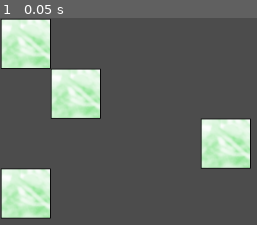
Above: before the commit, frame 1.
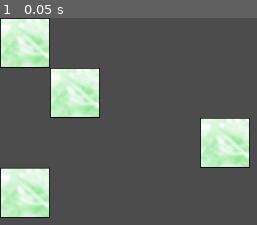
Above: after the commit, the same moment.

Repository: xFrednet/spaceship-factory
Game: Godot game, scene res://le_game.tscn
Same seed, same stepped clock (60 frames per second), same inputs: the game is played once before the commit and once after it.
Inputs:
- Up to frame 1 (0.05 s): no input

The runs differ from the first frame. In frame 1, 2.8% of the frame differs, in the area x 0-98%, y 0-98%.

Commit message:
some fixes and the start of damage indicators

Diff:
--- a/entity/spaceship/tile/test_tile/test_tile.tscn
+++ b/entity/spaceship/tile/test_tile/test_tile.tscn
@@ -10,9 +10,9 @@
 script = ExtResource( 1 )
 
 [node name="test_tile" type="Sprite" parent="."]
-position = Vector2( 33, 33 )
+position = Vector2( 32, 32 )
 texture = ExtResource( 2 )
 
 [node name="CollisionShape2D" type="CollisionShape2D" parent="."]
-position = Vector2( 33, 33 )
+position = Vector2( 32, 32 )
 shape = SubResource( 1 )
--- a/entity/spaceship/tile/tile.gd
+++ b/entity/spaceship/tile/tile.gd
@@ -3,7 +3,6 @@
 class_name SfTile
 
 func _ready():
-	Logger.info("Hello", self);
 	pass # Replace with function body.
 
 func _get_map() -> SfTileMap:
--- /dev/null
+++ b/entity/spaceship/tile/tile_damage_indicator.tscn
@@ -0,0 +1,65 @@
+[gd_scene load_steps=13 format=2]
+
+[ext_resource path="res://entity/spaceship/tile/tile_damage_indicator.png" type="Texture" id=1]
+
+[sub_resource type="AtlasTexture" id=2]
+flags = 4
+atlas = ExtResource( 1 )
+region = Rect2( 0, 0, 64, 64 )
+
+[sub_resource type="AtlasTexture" id=3]
+flags = 4
+atlas = ExtResource( 1 )
+region = Rect2( 0, 64, 64, 64 )
+
+[sub_resource type="AtlasTexture" id=4]
+flags = 4
+atlas = ExtResource( 1 )
+region = Rect2( 0, 128, 64, 64 )
+
+[sub_resource type="AtlasTexture" id=5]
+flags = 4
+atlas = ExtResource( 1 )
+region = Rect2( 0, 192, 64, 64 )
+
+[sub_resource type="AtlasTexture" id=6]
+flags = 4
+atlas = ExtResource( 1 )
+region = Rect2( 0, 256, 64, 64 )
+
+[sub_resource type="AtlasTexture" id=7]
+flags = 4
+atlas = ExtResource( 1 )
+region = Rect2( 0, 320, 64, 64 )
+
+[sub_resource type="AtlasTexture" id=8]
+flags = 4
+atlas = ExtResource( 1 )
+region = Rect2( 0, 384, 64, 64 )
+
+[sub_resource type="AtlasTexture" id=9]
+flags = 4
+atlas = ExtResource( 1 )
+region = Rect2( 0, 448, 64, 64 )
+
+[sub_resource type="AtlasTexture" id=10]
+flags = 4
+atlas = ExtResource( 1 )
+region = Rect2( 0, 512, 64, 64 )
+
+[sub_resource type="AtlasTexture" id=11]
+flags = 4
+atlas = ExtResource( 1 )
+region = Rect2( 0, 576, 64, 64 )
+
+[sub_resource type="SpriteFrames" id=12]
+animations = [ {
+"frames": [ SubResource( 2 ), SubResource( 3 ), SubResource( 4 ), SubResource( 5 ), SubResource( 6 ), SubResource( 7 ), SubResource( 8 ), SubResource( 9 ), SubResource( 10 ), SubResource( 11 ) ],
+"loop": true,
+"name": "default",
+"speed": 5.0
+} ]
+
+[node name="AnimatedSprite" type="AnimatedSprite"]
+frames = SubResource( 12 )
+centered = false
--- a/entity/spaceship/tilemap.gd
+++ b/entity/spaceship/tilemap.gd
@@ -14,11 +14,22 @@
 	self.print_tree_pretty()
 
 # Tiles
-func set_tile(tx : int, ty : int, node):
-	var pos = self.get_world_pos(tx, ty)
-	node.set_position(pos)
+func set_tile(tx : int, ty : int, node : Node2D):
+	self.clear_tile(tx, ty)
+
+	node.set_position(self.get_world_pos(tx, ty))
 	node.set_name(self._get_tile_name(tx, ty))
 	self.add_child(node)
+
+func get_tile(tx: int, ty: int):
+	var name = self._get_tile_name(tx, ty)
+	return self.find_node(name, false, true)
+
+func clear_tile(tx: int, ty: int):
+	var node = self.get_tile(tx, ty)
+	if node != null:
+		self.remove_child(node)
+		node.queue_free()
 
 func _get_tile_name(tx, ty) -> String:
 	return "tile_" + str(tx) + "_" + str(ty)
--- a/le_game.gd
+++ b/le_game.gd
@@ -4,12 +4,7 @@
 
 func _ready():
 	Logger.info("Entered entry scene", self)
-	get_tree().change_scene(self.CLIENT_ENTRY_SCENE);
-
-
-# Called every frame. 'delta' is the elapsed time since the previous frame.
-#func _process(delta):
-#	pass
+	var _x = get_tree().change_scene(self.CLIENT_ENTRY_SCENE);
 
 func get_logger_name() -> String:
 	return "Le_Game";
Binary file added: entity/spaceship/tile/tile_damage_indicator.png
Not shown, added: entity/spaceship/tile/tile_damage_indicator.png.import
